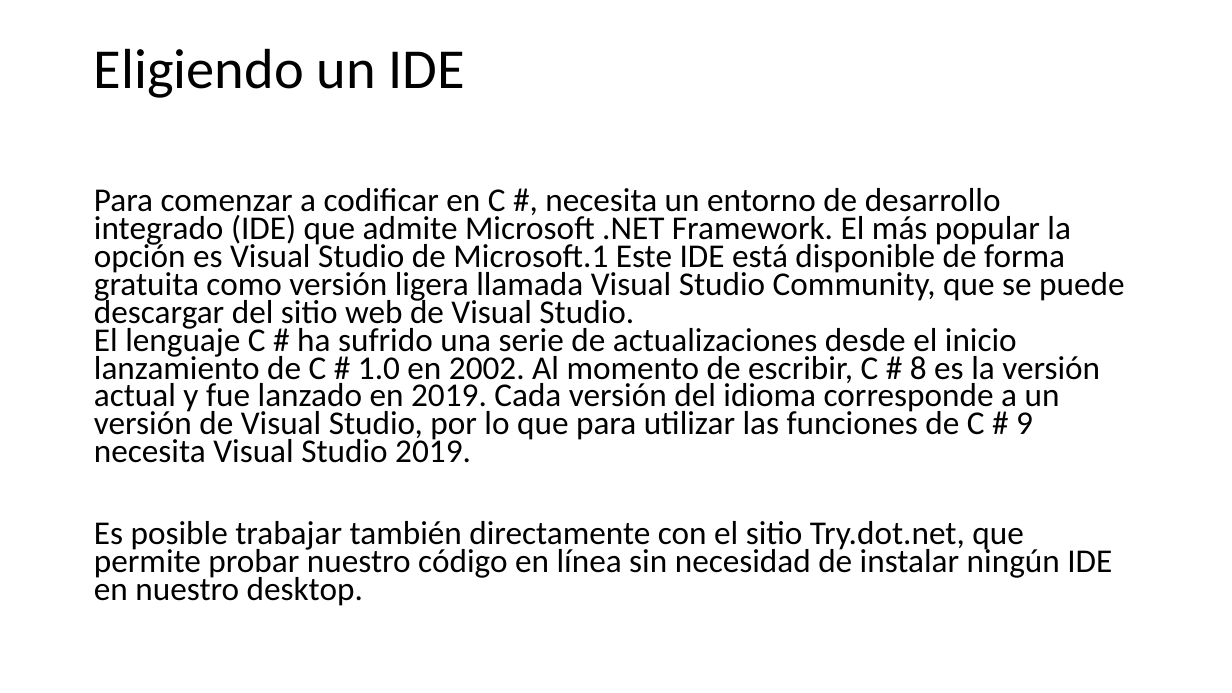
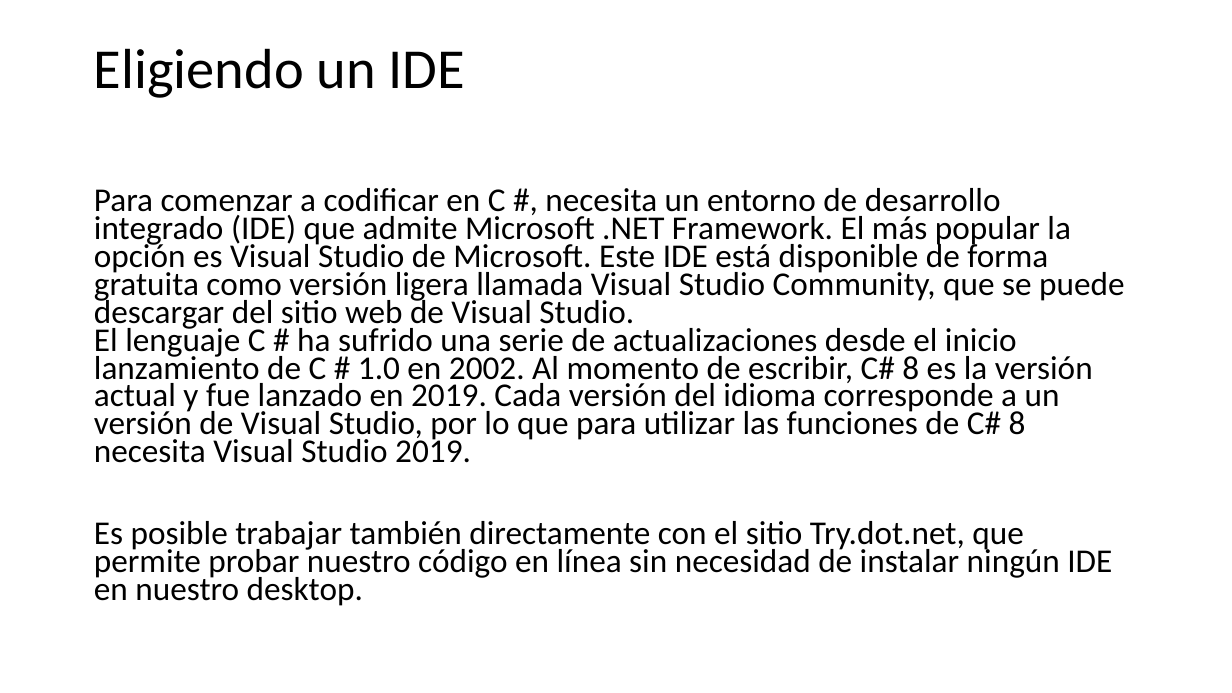
Before and after one commit to AlbertOsinaga/CursoCSharp__8, a slide deck: slide 3 of CSharpQuickReferencia.pptx. Drawn at 1232x693 pixels with LibreOffice and Linux fonts; fonts in the diff are those of the drawing. Boxes give left, top, right and bottom in pixels: in the first picture for what was removed or moved away, otherwise in the second. Text is boxed around its words. In the diff, an @@ line names an element or a change of style, - is before the commit and + after.

```diff
--- a/CSharpQuickReferencia.pptx
+++ b/CSharpQuickReferencia.pptx
@@ text at [94,188,1124,463]: text changed @@
-Para comenzar a codificar en C #, necesita un entorno de desarrollo integrado (IDE) que admite Microsoft .NET Framework. El más popular la opción es Visual Studio de Microsoft.1 Este IDE está disponible de forma gratuita como versión ligera llamada Visual Studio Community, que se puede descargar del sitio web de Visual Studio.
-El lenguaje C # ha sufrido una serie de actualizaciones desde el inicio
-lanzamiento de C # 1.0 en 2002. Al momento de escribir, C # 8 es la versión actual y fue lanzado en 2019. Cada versión del idioma corresponde a un versión de Visual Studio, por lo que para utilizar las funciones de C # 9 necesita Visual Studio 2019.
+Para comenzar a codificar en C #, necesita un entorno de desarrollo integrado (IDE) que admite Microsoft .NET Framework. El más popular la opción es Visual Studio de Microsoft. Este IDE está disponible de forma gratuita como versión ligera llamada Visual Studio Community, que se puede descargar del sitio web de Visual Studio.
+El lenguaje C # ha sufrido una serie de actualizaciones desde el inicio
+lanzamiento de C # 1.0 en 2002. Al momento de escribir, C# 8 es la versión actual y fue lanzado en 2019. Cada versión del idioma corresponde a un versión de Visual Studio, por lo que para utilizar las funciones de C# 8 necesita Visual Studio 2019.
```
Also in this commit, not shown: 1 other slide changed, 7 other files.
